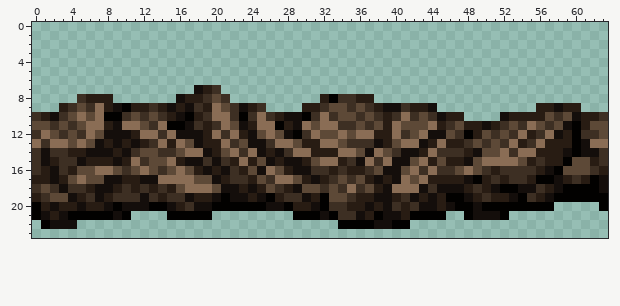
File history of a pixel-art sprite, content/Blocks/Rocks/terrain.brown_coal.png. Above: the version before the commit.
The file is 64x24 pixels. The old version is drawn lined up with the new one.
And afterwards:
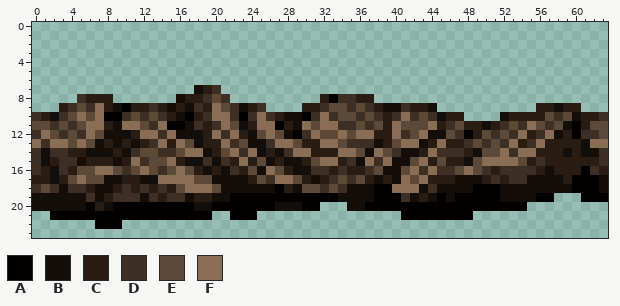
Palette (. is transparent): A #020100  B #140e0b  C #281c13  D #3d2f23  E #5d4937  F #8a6d55
Diff:
whole drawing moved by +0,-1 (the old picture is shown already moved)
@@ x 0..63 @@
 12 DFEDEDFEBBBCFFDFBBBCFDFCBEFEBADFEEFEFFCCFDEFBBEDACEDEDFCDFBCADDE
-13 FDFFEFEBCBCBCDFCFEBCCFDEBBDFFECCFFEDDDBCEFFBCFCCDEDEDFCDFCCCABFF
-14 DBDDCCBBBCBDEEDDEFFBCEFDFBCBDFFCCCFFEBFEDBBCFDDDCBEEFDFFCCCBABBD
-15 DBCDDBCCCBCFDEEFCBBDBDCFCEBCBBCEFFCDBFDFBBEFCECCBEFFFFECDCCAEECD
-16 DCBDCEEFFEDEFEDEFECBCBDCEBFECBBDDCDCCDEBBEFDFDDEFEDCDDDDCBAEEEDC
-17 CCBCEFEEBBCCBBFFFFEEBCDDCEDFFECBCDEDECBCBFEFCCCCBACDCDDCAABCDCAB
-18 DEDBDDCBBCDCDCDCEFFFEBBCBCEDCBEEDEDFDECBFFFBDBBBCDCBAABBDCBAAAAB
-19 CDEEBCDBCDDDBDCDDBCCBABBCBACDDBCAEEDCCBBCDBCBCAABCDCCBADCBAAAAAA
-20 ACBCCBCCBABBBAABCDBBAAAAAABBACCBADDCCBCBDCDBBCBAABAAAAAAAA.....A
-21 ABCBAAAAABA....AAAAA.........AAABADDBCABBCAAAA..ABBBA...........
-22 .ABBB.............................AAAABBAA......................
+13 FDFFEFEBCBCBCDFCFEBCCFDEBBDFFECCFFEDDDBCEFFBCFCCDEDEDFCDFCCCCBFF
+14 DBDDCCBBBCBDEEDDEFFBCEFDFBCBDFFCCCFFEBFEDBBCFDDDCBEEFDFFCCCBCBBD
+15 DBCDDBCCCBCFDEEFCBBDBDCFCEBCBBCEFFCDBFDFBBEFCECCBEFFFFECDCCCCCCD
+16 DCBDCEEFFEDEFEDEFECBCBDCEBFECBBDDCDCCDEBBEFDFDDEFEDCDDDDCBCCCADC
+17 CCBCEFEEBBCCBBFFFFEEBBBBCEDFFECBCDEDECBCBFEFCCCBBBCDCDDBBBBCAAAB
+18 DEDBDDCBBCDCDCDCEFFFEBBBBBBACBEEDEDBBBAAFFFBDBBBBAAABBBBBBBBAAAB
+19 BBBBBBDBCDDDBDCDDBCCBBAAAAAAAAAAAABBBBAAADBCBABAAAAABBBBAA...AAA
+20 BBBBBBACBAAAAAAAAABBAAAAAAABBBAA...BBAAAAAAAAAAAAAAAAAA.........
+21 ..AAAAAAAAAAAAAAAAAA..AAA................AAAAAAAA...............
+22 .......AAA......................................................
 23 ................................................................
Pixel boxes of the changes (left, top, right, bottom) in both pictures:
changed: (221, 139, 608, 229)
changed: (32, 193, 194, 229)
